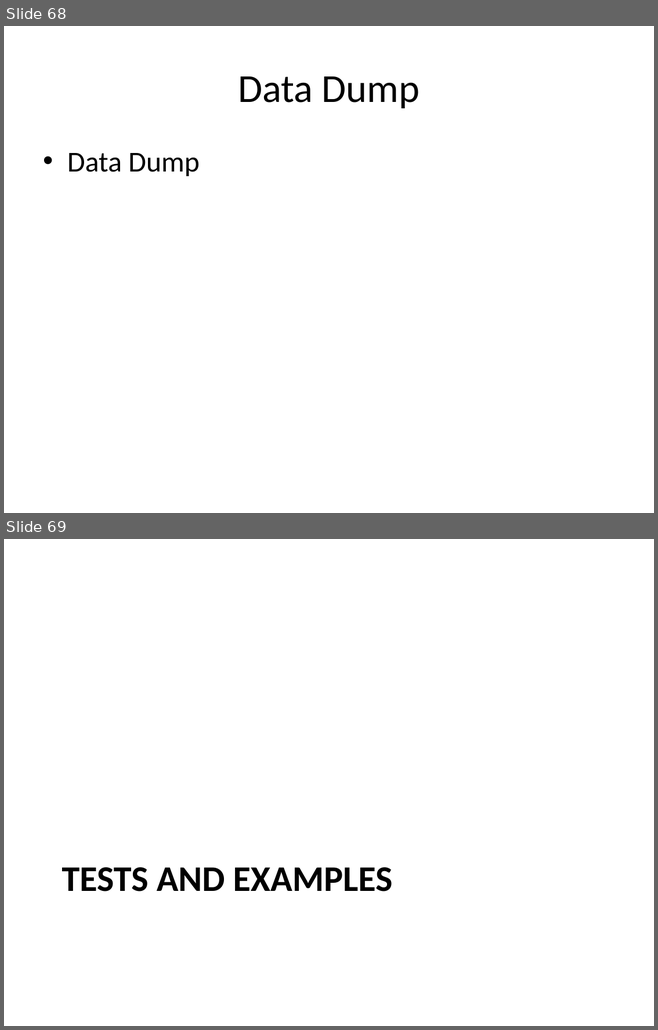
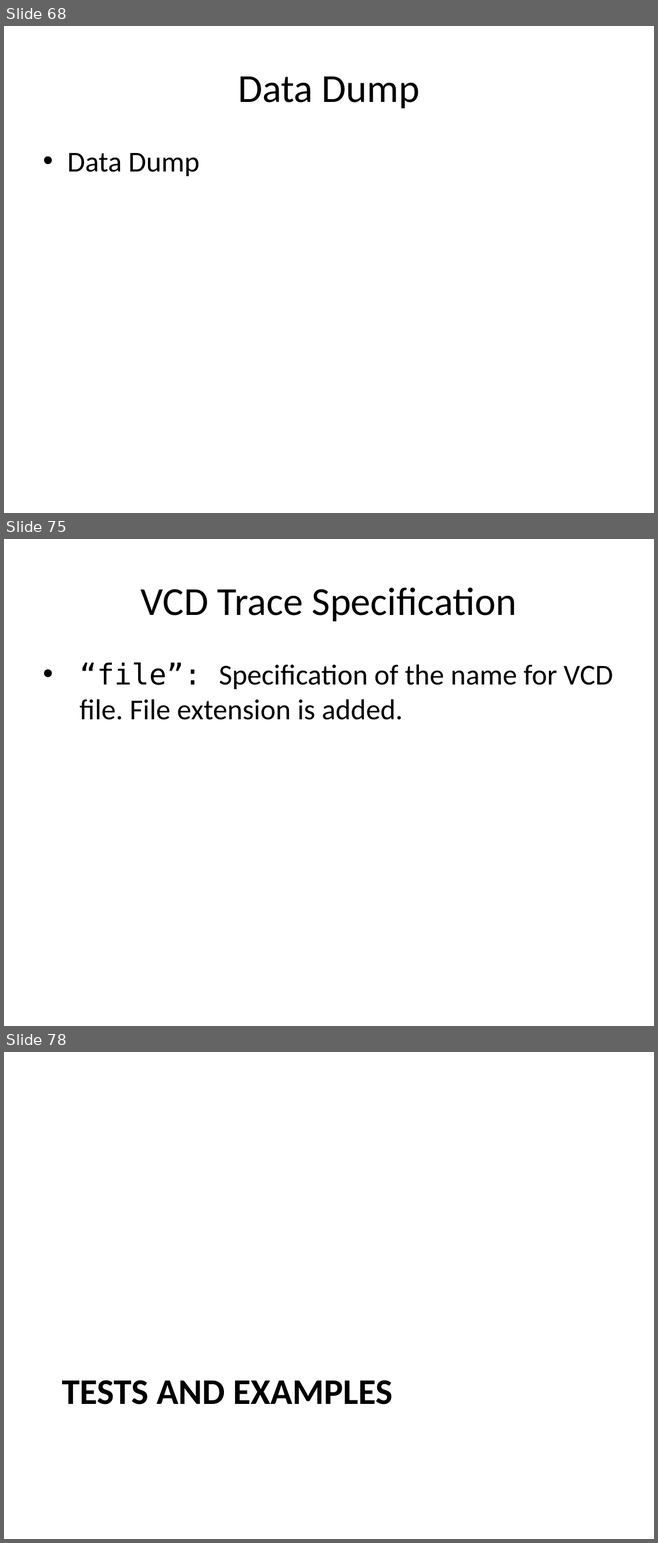
Before and after one commit to timurkelin/simsimd, a slide deck: doc/simsimd.pptx. Shown one above the other, each under a label of ours: slides 68 and 69 before the commit, slides 68, 75 and 78 after it; the slides between them are not shown. The pictures are 658x1030 and 658x1543 pixels, drawn with LibreOffice and Linux fonts; fonts in the diff are those of the drawing; background and template pictures are left out. Boxes give left, top, right and bottom in pixels: in the first picture for what was removed or moved away, otherwise in the second. Text is boxed around its words. In the diff, an @@ line names an element or a change of style, - is before the commit and + after.

```diff
--- a/doc/simsimd.pptx
+++ b/doc/simsimd.pptx
@@ slide 75 added at box(4, 539, 654, 1026), background #FFFFFF @@
@@ title added at box(141, 587, 517, 621), 44 pt, text #000000 @@
+VCD Trace Specification
@@ text added at box(79, 663, 612, 720), 32 pt, text #000000 @@
+• “file”: Specification of the name for VCD file. File extension is added.
@@ what was slide 69 is now slide 78 @@
```
Also in this commit, not shown: 1 slide changed, 8 other slides added.
